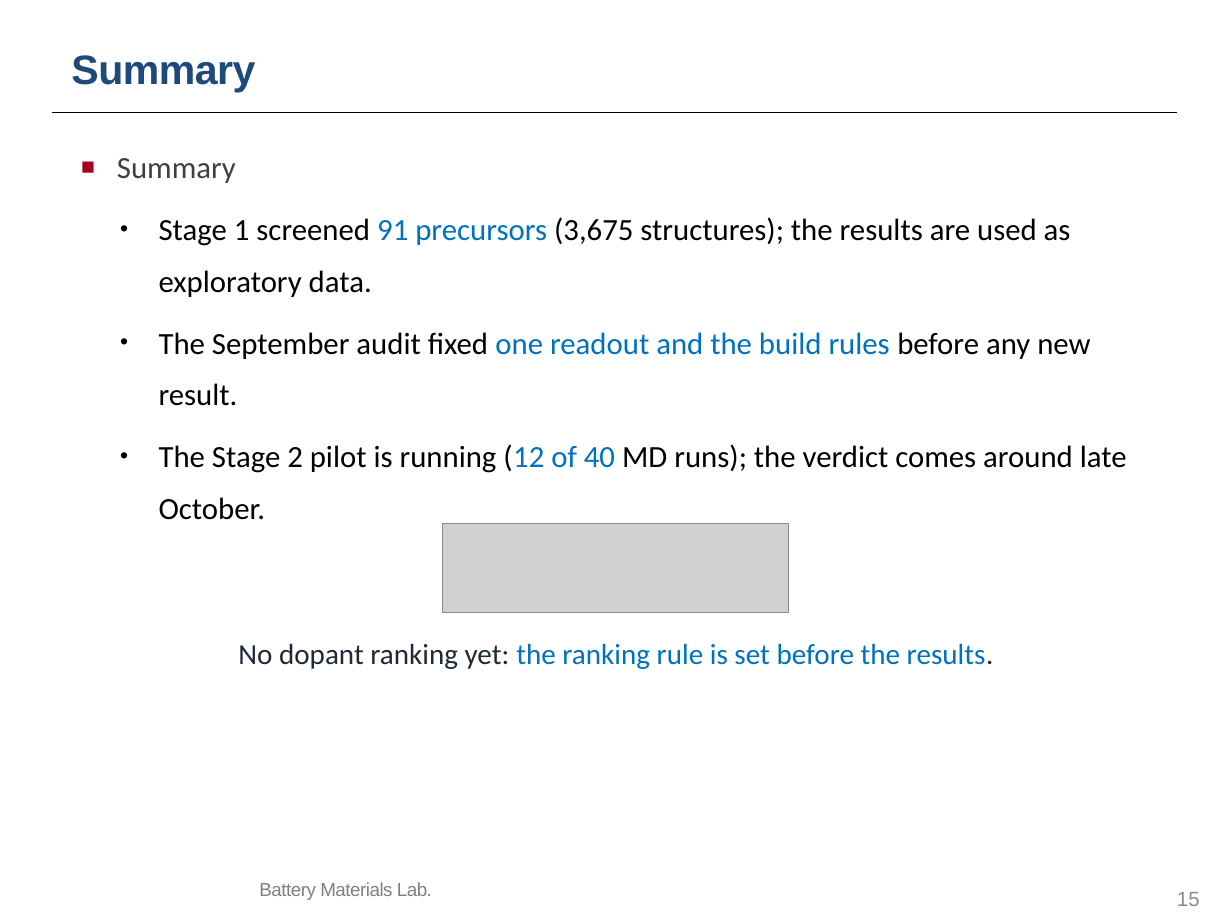
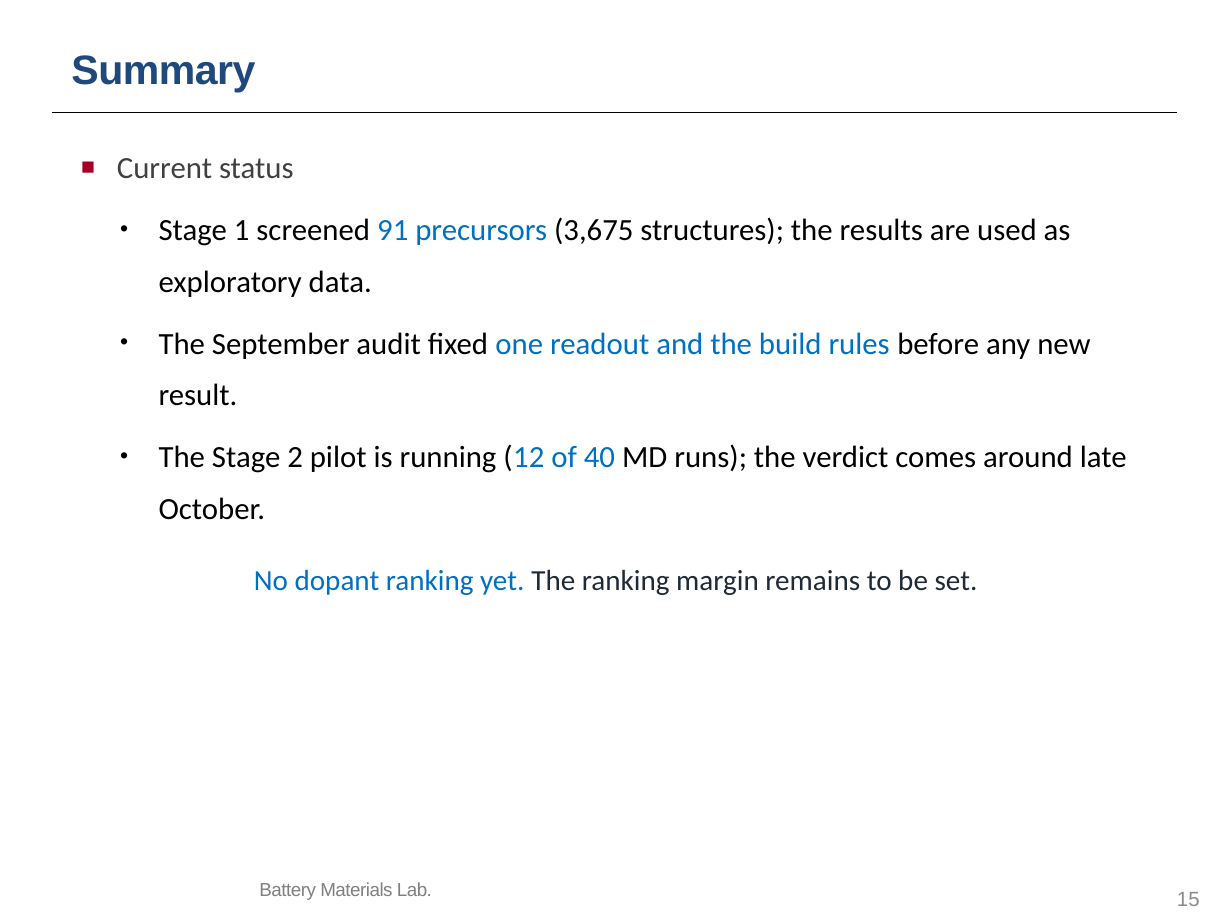
Before and after one commit to yonghoon7153-source/Yonghoon-DEM-DFT, a slide deck: slide 15 of kb/seminars/Research_Seminar_2026_10_13_cascade_progress_lean.pptx. Drawn at 1232x924 pixels with LibreOffice and Linux fonts; fonts in the diff are those of the drawing; grey boxes stand for pictures; background and template pictures are left out. Boxes give left, top, right and bottom in pixels: in the first picture for what was removed or moved away, otherwise in the second. Text is boxed around its words. In the diff, an @@ line names an element or a change of style, - is before the commit and + after.

```diff
--- a/kb/seminars/Research_Seminar_2026_10_13_cascade_progress_lean.pptx
+++ b/kb/seminars/Research_Seminar_2026_10_13_cascade_progress_lean.pptx
@@ text at [117,158,294,179]: text changed @@
-■ Summary
+■ Current status
@@ picture removed at [442,524,788,612] @@
@@ text at [254,569,978,595]: text changed; text colour #0070C0 to #1F2937 @@
-No dopant ranking yet: the ranking rule is set before the results.
+No dopant ranking yet. The ranking margin remains to be set.
```
Also in this commit, not shown: 8 other slides changed, 22 other files.
